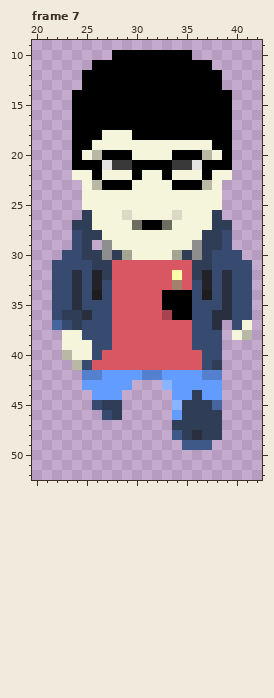
Two states of a pixel-art file, Assets/beebois/freddy/freddy-idle.aseprite. Above is the file before it was changed.
64x64 pixels, 7 frames. Colours within 5 levels of each other are drawn and written as one. Shown: frame 7: x 20..42, y 9..52. The commit also changed other frames, which this record leaves out.
And afterwards:
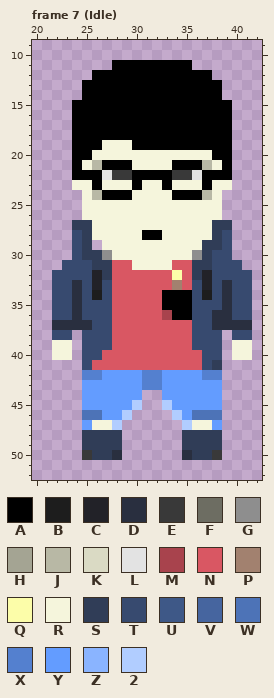
Palette (. is transparent): A #000000  B #1d1d1d  C #222228  D #292f3f  E #393939  F #6d6d62  G #8e8e8e  H #a4a493  J #b8b8a5  K #dadac4  L #e3e3e3  M #a8434d  N #d95763  P #a2816f  Q #fcfda9  R #f5f5dc  S #303d57  T #374a6f  U #3e5887  V #46659f  W #4d73b7  X #5480cf  Y #639cff  Z #8ab4ff  2 #b1cdff
Edits made:
--- frame 7 (Idle)
@@ x 20..42 @@
  9 .......................
-10 ........AAAAAAAA.......
-11 ......AAAAAAAAAAAA.....
-12 .....AAAAAAAAAAAAAA....
+10 .......................
+11 ........AAAAAAAA.......
+12 ......AAAAAAAAAAAA.....
 13 .....AAAAAAAAAAAAAA....
-14 ....AAAAAAAAAAAAAAAA...
+14 .....AAAAAAAAAAAAAA....
 15 ....AAAAAAAAAAAAAAAA...
@@ x 20..42 @@
 17 ....AAAAAAAAAAAAAAAA...
-18 ....AAARRRAAAAAAAAAA...
-19 ....AARRRRRRRRRRRRAA...
-20 ....ARJAAARRRRAAAJRA...
-21 ....AAALEEAAAAEELAAA...
-22 ....RRARRRARRARRRARR...
-23 .....RJAAARRRRAAAJR....
-24 .....RRRRRRRRRRRRRR....
+18 ....AAAAAAAAAAAAAAAA...
+19 ....AAARRRAAAAAAAAAA...
+20 ....AARRRRRRRRRRRRAA...
+21 ....ARJAAARRRRAAAJRA...
+22 ....AAALEEAAAAEELAAA...
+23 ....RRARRRARRARRRARR...
+24 .....RJAAARRRRAAAJR....
 25 .....RRRRRRRRRRRRRR....
-26 .....SRRRKRRRRKRRRS....
-27 ....SSRRRRFAAFRRRRSS...
-28 ....TSSRRRRRRRRRRSST...
-29 ....TS.GRRRRRRRRGSST...
-30 ...TTSSGSHRRRRHSGSTTT..
-31 ..TTTTSSNNNNNNNNSSTTTT.
-32 ..TTDTCSNNNNNNQNSCTDTT.
+26 .....RRRRRRRRRRRRRR....
+27 ....SSRRRRRRRRRRRRSS...
+28 ....TSRRRRRAARRRRRST...
+29 ....TS.RRRRRRRRRRSST...
+30 ....TSSGRRRRRRRRGSTT...
+31 ...TTTSSNNRRRRNNSSTTT..
+32 ..TTTTCSNNNNNNQNSCTTTT.
 33 ..TTDTCTNNNNNNPNTCTDTT.
@@ x 20..42 @@
 35 ..TTDTTTNNNNNAAATTTDTT.
-36 ..TSSDTTNNNNNMAATTDDTT.
-37 ..VTSTTTNNNNNNNNTTD.TR.
-38 ...RRTTTNNNNNNNNTTT.RJ.
-39 ...RRRTTNNNNNNNNTTT....
-40 ...JRRTNNNNNNNNNNTT....
-41 ....JTNNNNNNNNNNNTS....
+36 ..TTDTTTNNNNNMAATTDDTT.
+37 ..DDDDTTNNNNNNNNTTDDDD.
+38 ..TT.TTTNNNNNNNNTTT.TT.
+39 ..RR.TTTNNNNNNNNTTT.RR.
+40 ..RR.TTNNNNNNNNNNTT.RR.
+41 .....TNNNNNNNNNNNTS....
 42 .....XXYYYYXXYYYYXX....
-43 .....YYYYY...ZYYYYY....
-44 ......YYY.....YYSYY....
-45 ......TSS.....ZSSSV....
-46 .......TS.....YSSSS....
-47 ..............SSSSS....
-48 ..............USDSS....
-49 ...............UUU.....
-50 .......................
+43 .....YYYYYYXXYYYYYY....
+44 .....YYYYYY..YYYYYY....
+45 .....YYYYY2..2YYYYY....
+46 .....WWYY2....2YWWW....
+47 .....YRR2......2RRY....
+48 .....SSSS......SSSS....
+49 .....SSSS......SSSS....
+50 .....ESSD......DSSE....
 51 .......................
